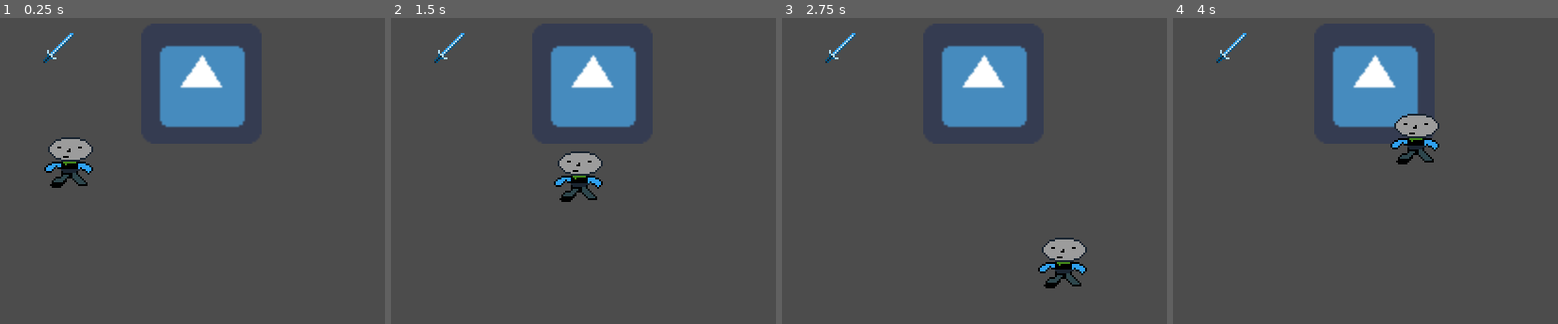
Above: before the commit, frames 1-4 (left to right).
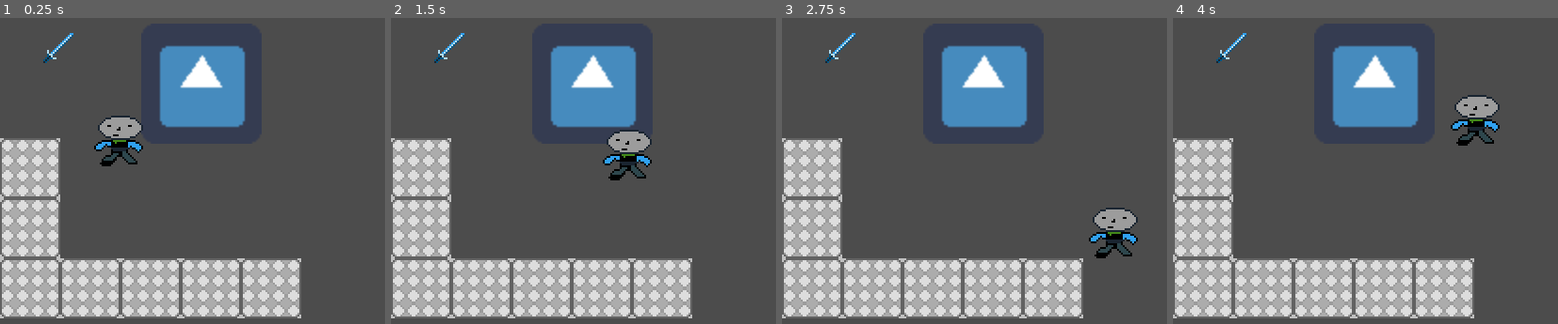
Above: after the commit, the same moments.

Repository: memebois/Budget-videogame
Game: Godot game, scene res://World.tscn
The game is run twice, just before and just after one commit, with the same random seed, the same clock (stepped at 60 frames per second) and the same inputs. The engine's default icon, where the game draws it, is replaced by a stand-in: a white triangle on a blue panel in a dark square.
Inputs:
- Up to frame 1 (0.25 s): no input
- Up to frame 2 (1.5 s): tap Enter at 0.5 s; hold Right (ui_right) 0.53-1.28 s; hold Down (ui_down) from 1.28 s (still down)
- Up to frame 3 (2.75 s): release Down (ui_down) at 2.03 s; hold Right (ui_right) from 2.03 s (still down)
- Up to frame 4 (4 s): release Right (ui_right) at 2.78 s; hold Up (ui_up) 2.78-3.53 s; hold Left (ui_left) from 3.53 s (still down)

The runs differ from the first frame. In frame 1, 22% of the frame differs, in the area x 0-79%, y 31-99%; in frame 2, 22%, in the area x 0-79%, y 36-99%; in frame 3, 21%; in frame 4, 22%.

Commit message:
Half-way through episode 4
Scenes and making reusable objects

Diff:
--- /dev/null
+++ b/Budget Videogame/Player/Player.tscn
@@ -0,0 +1,22 @@
+[gd_scene load_steps=4 format=2]
+
+[ext_resource path="res://Player/Player.gd" type="Script" id=1]
+[ext_resource path="res://Player/player.png" type="Texture" id=2]
+
+[sub_resource type="CapsuleShape2D" id=1]
+radius = 3.98467
+height = 12.3904
+
+[node name="Player" type="KinematicBody2D"]
+script = ExtResource( 1 )
+__meta__ = {
+"_edit_group_": true
+}
+
+[node name="Sprite" type="Sprite" parent="."]
+texture = ExtResource( 2 )
+
+[node name="CollisionShape2D" type="CollisionShape2D" parent="."]
+position = Vector2( -0.790558, 11.0678 )
+rotation = -1.57079
+shape = SubResource( 1 )
--- a/Budget Videogame/World.tscn
+++ b/Budget Videogame/World.tscn
@@ -1,13 +1,9 @@
-[gd_scene load_steps=6 format=2]
+[gd_scene load_steps=5 format=2]
 
 [ext_resource path="res://world/sword.png" type="Texture" id=1]
 [ext_resource path="res://icon.png" type="Texture" id=2]
-[ext_resource path="res://Player/player.png" type="Texture" id=3]
-[ext_resource path="res://Player/Player.gd" type="Script" id=4]
-
-[sub_resource type="CapsuleShape2D" id=1]
-radius = 3.98467
-height = 12.3904
+[ext_resource path="res://Player/Player.tscn" type="PackedScene" id=3]
+[ext_resource path="res://world/Wall.tscn" type="PackedScene" id=4]
 
 [node name="World" type="Node2D"]
 
@@ -19,22 +15,26 @@
 position = Vector2( 107, 51 )
 texture = ExtResource( 2 )
 
-[node name="Player" type="KinematicBody2D" parent="."]
-position = Vector2( 37.7431, 91.3453 )
-script = ExtResource( 4 )
-__meta__ = {
-"_edit_group_": true
-}
+[node name="Player" parent="." instance=ExtResource( 3 )]
+position = Vector2( 64, 80 )
 
-[node name="Sprite" type="Sprite" parent="Player"]
-texture = ExtResource( 3 )
+[node name="Wall" parent="." instance=ExtResource( 4 )]
+position = Vector2( 16, 160 )
 
-[node name="CollisionShape2D" type="CollisionShape2D" parent="Player"]
-position = Vector2( -0.790558, 11.0678 )
-rotation = -1.57079
-shape = SubResource( 1 )
+[node name="Wall2" parent="." instance=ExtResource( 4 )]
+position = Vector2( 48, 160 )
 
-[node name="StaticBody2D" type="StaticBody2D" parent="."]
+[node name="Wall3" parent="." instance=ExtResource( 4 )]
+position = Vector2( 80, 160 )
 
-[node name="CollisionPolygon2D" type="CollisionPolygon2D" parent="StaticBody2D"]
-polygon = PoolVector2Array( 0, 0, 80, 0, 24, 64, 24, 128, 56, 160, 160, 160, 232, 112, 304, 160, 312, 80, 256, 0, 320, 0, 320, 64, 320, 176, 192, 176, 0, 176 )
+[node name="Wall4" parent="." instance=ExtResource( 4 )]
+position = Vector2( 16, 128 )
+
+[node name="Wall5" parent="." instance=ExtResource( 4 )]
+position = Vector2( 16, 96 )
+
+[node name="Wall6" parent="." instance=ExtResource( 4 )]
+position = Vector2( 112, 160 )
+
+[node name="Wall7" parent="." instance=ExtResource( 4 )]
+position = Vector2( 144, 160 )
--- /dev/null
+++ b/Budget Videogame/world/Wall.tscn
@@ -0,0 +1,14 @@
+[gd_scene load_steps=3 format=2]
+
+[ext_resource path="res://world/brick.png" type="Texture" id=1]
+
+[sub_resource type="RectangleShape2D" id=1]
+extents = Vector2( 16, 16 )
+
+[node name="Wall" type="StaticBody2D"]
+
+[node name="Sprite" type="Sprite" parent="."]
+texture = ExtResource( 1 )
+
+[node name="CollisionShape2D" type="CollisionShape2D" parent="."]
+shape = SubResource( 1 )
--- /dev/null
+++ b/Budget Videogame/world/rock.tscn
@@ -0,0 +1,17 @@
+[gd_scene load_steps=3 format=2]
+
+[ext_resource path="res://world/rock.png" type="Texture" id=1]
+
+[sub_resource type="CapsuleShape2D" id=1]
+radius = 12.7353
+height = 2.65264
+
+[node name="rock" type="StaticBody2D"]
+
+[node name="Sprite" type="Sprite" parent="."]
+texture = ExtResource( 1 )
+
+[node name="CollisionShape2D" type="CollisionShape2D" parent="."]
+position = Vector2( -1.29272, 2.88376 )
+rotation = -1.5708
+shape = SubResource( 1 )
Binary file added: Budget Videogame/world/brick.png
Not shown, added: Budget Videogame/world/brick.png.import
Binary file added: Budget Videogame/world/rock.png
Not shown, added: Budget Videogame/world/rock.png.import
